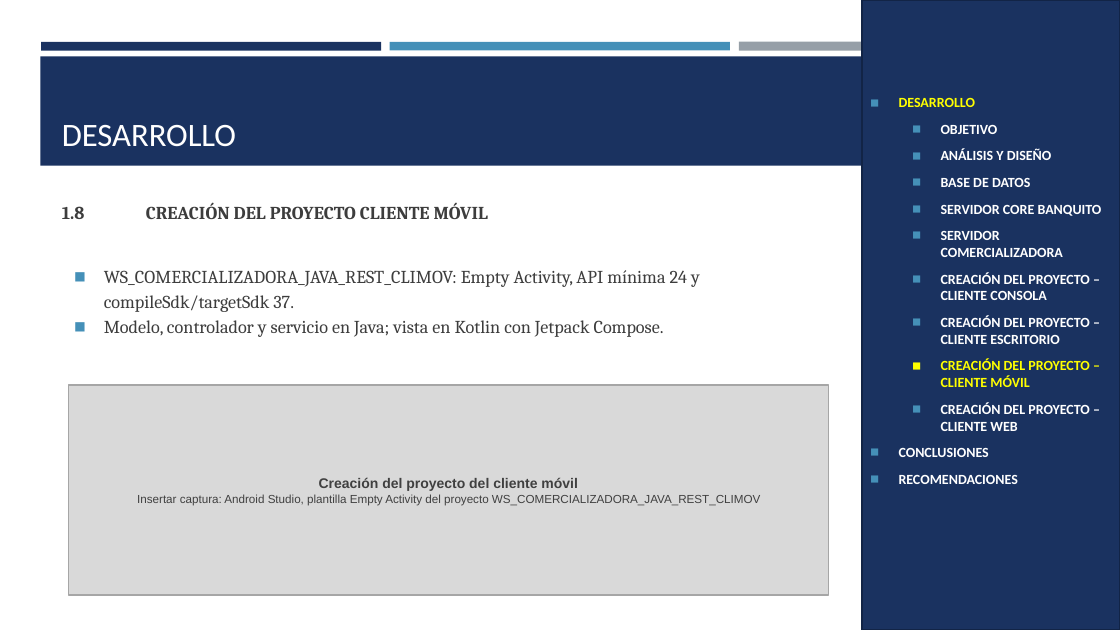
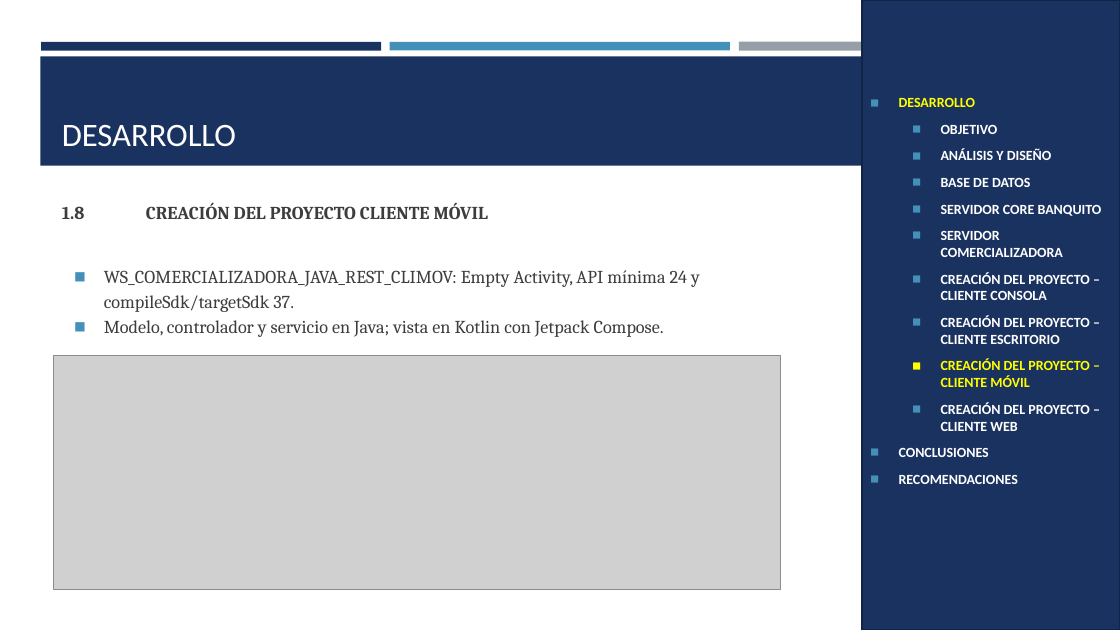
Before and after one commit to Teo344/Arquitectura_GRUPO03, a slide deck: slide 37 of EX.1.1. PAO202651_BANQUITO_CELULARES_RESTFUL_JAVA_NRC36884_GR03/05. DOCUMENTACION/PRESENTACION EX.1.1. BANQUITO CELULARES RESTFUL con BDD LOCAL en JAVA GR03.pptx. Drawn at 1120x630 pixels with LibreOffice and Linux fonts; fonts in the diff are those of the drawing; grey boxes stand for pictures. Boxes give left, top, right and bottom in pixels: in the first picture for what was removed or moved away, otherwise in the second. Text is boxed around its words. In the diff, an @@ line names an element or a change of style, - is before the commit and + after.

```diff
--- a/EX.1.1. PAO202651_BANQUITO_CELULARES_RESTFUL_JAVA_NRC36884_GR03/05. DOCUMENTACION/PRESENTACION EX.1.1. BANQUITO CELULARES RESTFUL con BDD LOCAL en JAVA GR03.pptx
+++ b/EX.1.1. PAO202651_BANQUITO_CELULARES_RESTFUL_JAVA_NRC36884_GR03/05. DOCUMENTACION/PRESENTACION EX.1.1. BANQUITO CELULARES RESTFUL con BDD LOCAL en JAVA GR03.pptx
@@ picture added at [54,355,781,590] @@
@@ rectangle removed at [69,385,828,595] @@
-Creación del proyecto del cliente móvil
-Insertar captura: Android Studio, plantilla Empty Activity del proyecto WS_COMERCIALIZADORA_JAVA_REST_CLIMOV
```
Also in this commit, not shown: 23 other slides changed.
